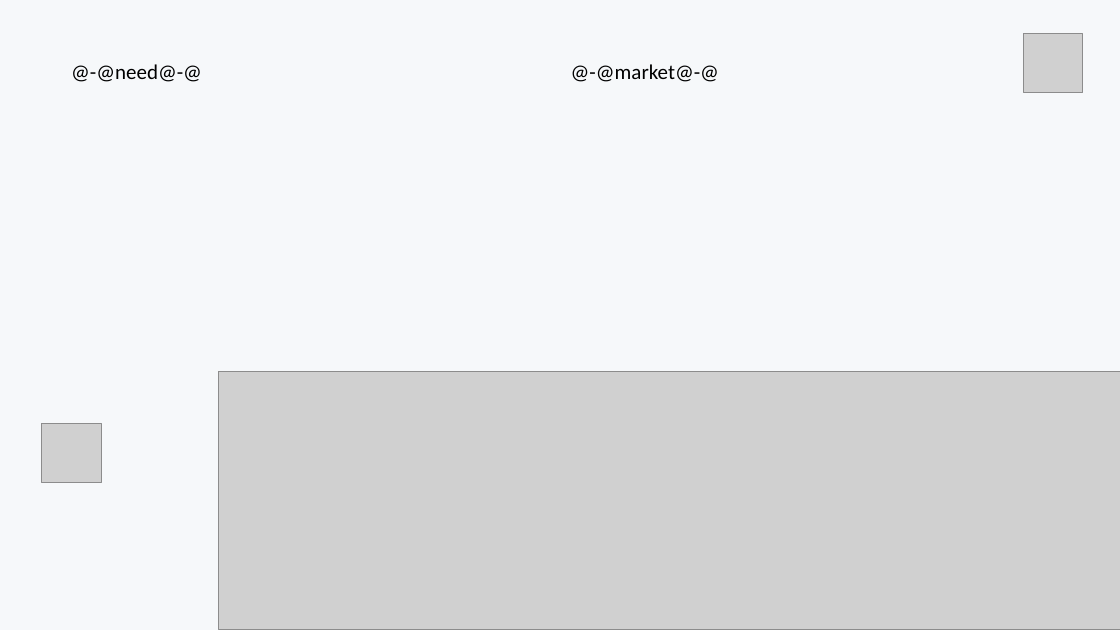
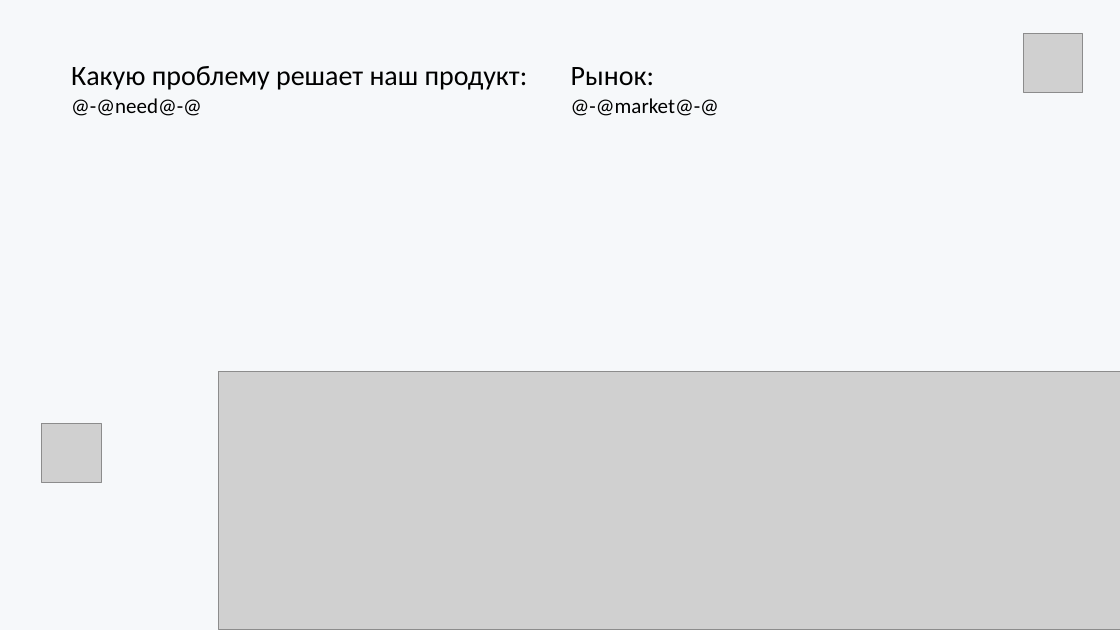
Before and after one commit to MyLord676/TgBotForHakaton, a slide deck: slide 2 of StartUp/bin/Debug/net6.0/Templates/PitchDeckTemplate1.pptx. Drawn at 1120x630 pixels with LibreOffice and Linux fonts; fonts in the diff are those of the drawing; grey boxes stand for pictures. Boxes give left, top, right and bottom in pixels: in the first picture for what was removed or moved away, otherwise in the second. Text is boxed around its words. In the diff, an @@ line names an element or a change of style, - is before the commit and + after.

```diff
--- a/StartUp/bin/Debug/net6.0/Templates/PitchDeckTemplate1.pptx
+++ b/StartUp/bin/Debug/net6.0/Templates/PitchDeckTemplate1.pptx
@@ table at [63,55,1063,461] @@
-row 1, column 1: @-@need@-@
+row 1, column 1: Какую проблему решает наш продукт: / @-@need@-@
-row 1, column 2: @-@market@-@
+row 1, column 2: Рынок: / @-@market@-@
```
Also in this commit, not shown: 3 other slides changed, 1 slide added, 1 slide removed.
